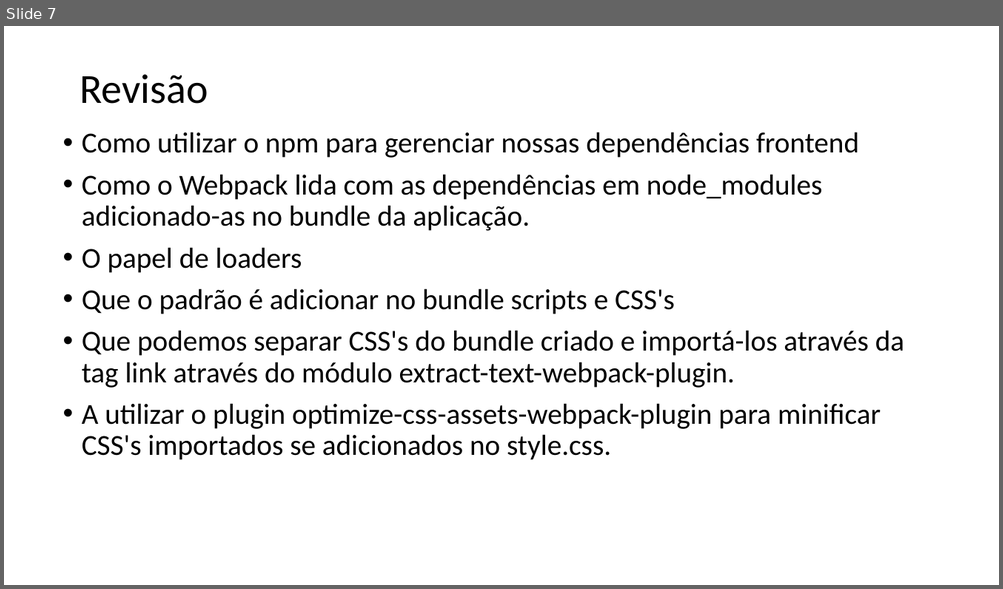
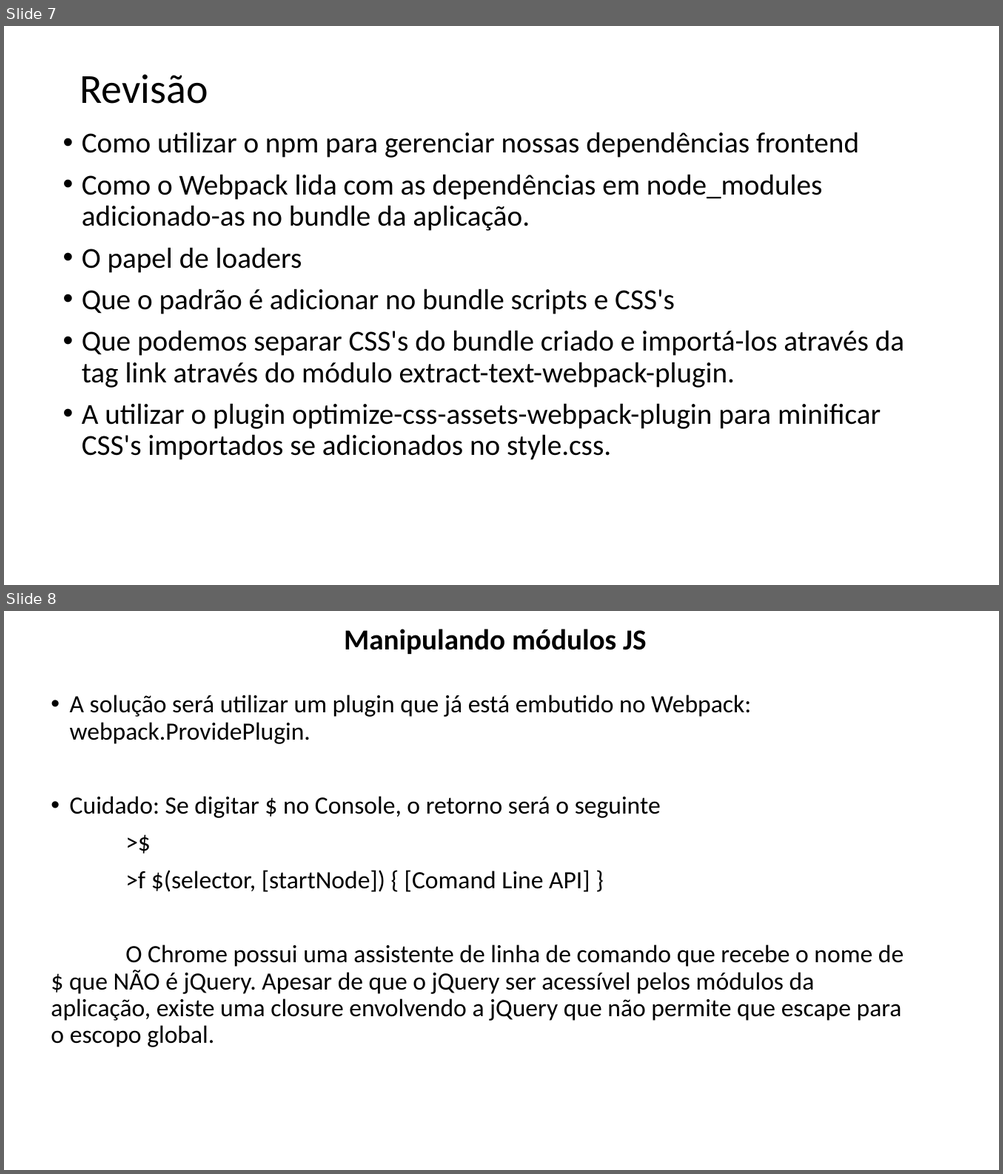
Before and after one commit to lacsousa/webpack, a slide deck: docs/Webpack-resumo.pptx. Shown one above the other, each under a label of ours: slide 7 before the commit, slides 7 and 8 after it. The pictures are 1003x589 and 1003x1174 pixels, drawn with LibreOffice and Linux fonts; fonts in the diff are those of the drawing. Boxes give left, top, right and bottom in pixels: in the first picture for what was removed or moved away, otherwise in the second. Text is boxed around its words. In the diff, an @@ line names an element or a change of style, - is before the commit and + after.

Commit message:
Manipulando módulos

```diff
--- a/docs/Webpack-resumo.pptx
+++ b/docs/Webpack-resumo.pptx
@@ slide 8 added at (4,611,999,1170), background #FFFFFF @@
@@ title added at (344,629,646,654), 28 pt, text #000000, bold @@
+Manipulando módulos JS
@@ text added at (51,695,903,1048), 24 pt, text #000000 @@
+• A solução será utilizar um plugin que já está embutido no Webpack: webpack.ProvidePlugin.
+• Cuidado: Se digitar $ no Console, o retorno será o seguinte
+>$
+>f $(selector, [startNode]) { [Comand Line API] }
+O Chrome possui uma assistente de linha de comando que recebe o nome de $ que NÃO é jQuery. Apesar de que o jQuery ser acessível pelos módulos da aplicação, existe uma closure envolvendo a jQuery que não permite que escape para o escopo global.
```
Also in this commit, not shown: 1 other slide added, 3 slides removed, 4 other files.
